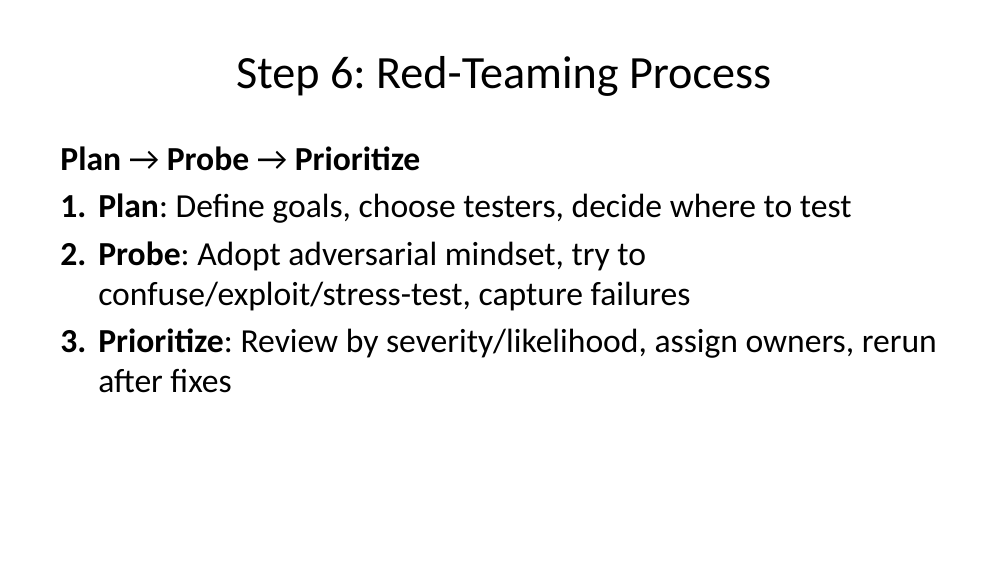
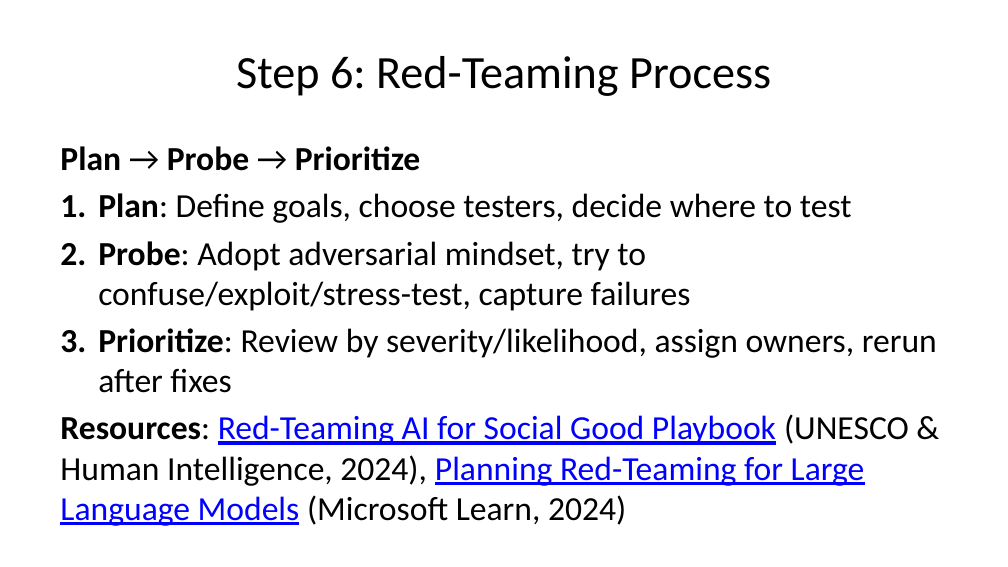
Before and after one commit to littlehifive/taf-ai-eval-pre, a slide deck: slide 43 of presentation/ai_eval_presentation.pptx (slide 41 before the commit). Drawn at 1008x567 pixels with LibreOffice and Linux fonts; fonts in the diff are those of the drawing. Boxes give left, top, right and bottom in pixels: in the first picture for what was removed or moved away, otherwise in the second. Text is boxed around its words. In the diff, an @@ line names an element or a change of style, - is before the commit and + after.

```diff
--- a/presentation/ai_eval_presentation.pptx
+++ b/presentation/ai_eval_presentation.pptx
@@ text at [60, 414, 909, 526]: paragraph added @@
+Resources: Red-Teaming AI for Social Good Playbook (UNESCO & Human Intelligence, 2024), Planning Red-Teaming for Large Language Models (Microsoft Learn, 2024)
```
Also in this commit, not shown: 23 other slides changed, 4 slides added, 1 slide removed, 6 other files.
